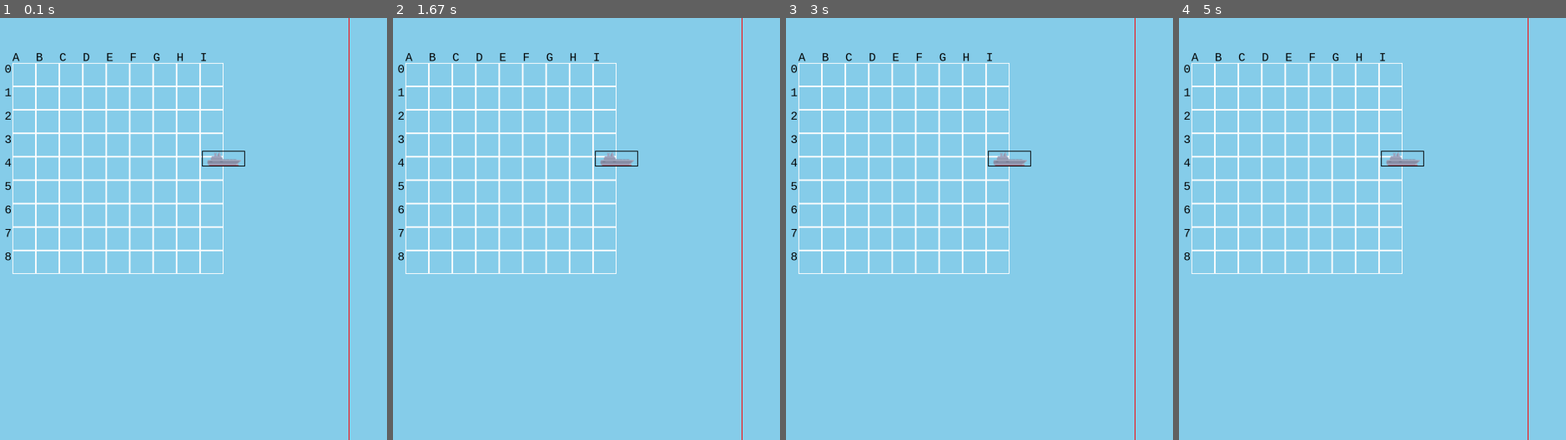
Above: before the commit, frames 1-4 (left to right).
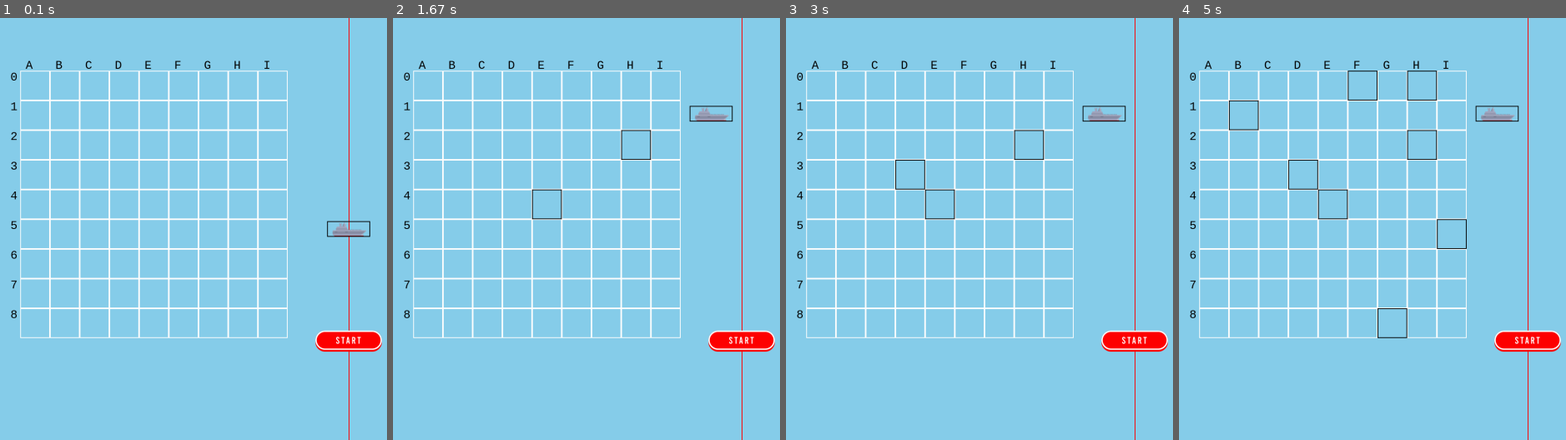
Above: after the commit, the same moments.

Repository: franciapparelli/battleship-pygame
Game: pygame game, started from app/main.py
Same seed, same stepped clock (60 frames per second), same inputs: the game is played once before the commit and once after it.
Inputs (mouse positions are in pixels of both pictures, inside the frame that each line leads up to):
- Up to frame 1 (0.1 s): no input
- Up to frame 2 (1.67 s): press the mouse at (741, 229) at 0.37 s; move the mouse to (725, 169) at 0.47 s; release the mouse at (710, 115) at 0.6 s; press the mouse at (741, 342) at 0.7 s; move the mouse to (768, 330) at 0.8 s; release the mouse at (outside the picture) at 0.93 s; press the mouse at (532, 191) at 1.03 s; move the mouse to (779, 288) at 1.13 s; release the mouse at (outside the picture) at 1.27 s; click (636, 140) at 1.38 s
- Up to frame 3 (3 s): click (898, 174) at 2.22 s
- Up to frame 4 (5 s): click (1252, 127) at 3.05 s; click (1411, 89) at 3.38 s; click (1461, 224) at 4.22 s; click (1387, 334) at 4.55 s; click (1357, 72) at 4.88 s

The runs differ from the first frame. In frame 1, 12% of the frame differs, in the area x 1-99%, y 8-80%; in frame 2, 12%; in frame 3, 12%; in frame 4, 12%.

Commit message:
Responsive graphics have been added

Diff:
--- a/app/main.py
+++ b/app/main.py
@@ -13,28 +13,26 @@
 FPS = 60
 CREW_IMG = pygame.image.load("images/crew2.png")
 rect = CREW_IMG.get_rect()
-rect.center = 1280 // 2, 720 // 2
+rect.center = WIDTH // 2, HEIGHT // 2
+START_BUTTON = pygame.image.load("images/start.png")
+rect_start = START_BUTTON.get_rect()
+rect_start.center = WIDTH // 2, HEIGHT // 1.3
 
 # we use the sizes to draw as well as to do our "steps" in the loops.
-GRID_NODE_WIDTH = 60
-GRID_NODE_HEIGHT = 60
-
-ships_placing_phase = True
-atacking_phase = False
-
+GRID_NODE_WIDTH = WIDTH // 25
+GRID_NODE_HEIGHT = WIDTH // 25
 
 def draw_window():
     SCREEN.fill(LIGHT_BLUE)
-    pygame.draw.rect(SCREEN, (255, 0, 0), [WIDTH / 2, 0, 2, 1280])
-
+    pygame.draw.rect(SCREEN, (255, 0, 0), [WIDTH / 2, 0, 2, WIDTH])
 
 def create_crew(x, y, color):
     pygame.draw.rect(SCREEN, color, [x, y, GRID_NODE_WIDTH, GRID_NODE_HEIGHT], 2)
 
 
 def visualize_grid(matrix):
-    y = 115  # we start at the top of the screen
-    x = 100
+    y = HEIGHT // 8  # we start at the top of the screen
+    x = WIDTH // 16 + 14
     myfont = pygame.font.SysFont("monospace", 30)
     for letter in LETTERS:
         label = myfont.render(letter, 2, BLACK)
@@ -42,11 +40,11 @@
         x += GRID_NODE_WIDTH
     counter = 0
     for row in matrix:
-        x = 80  # for every row we start at the left of the screen again
+        x = WIDTH // 16 - 25  # for every row we start at the left of the screen again
         label = myfont.render(str(counter), 1, BLACK)
         counter += 1
         SCREEN.blit(label, (x, y))
-        x = 100
+        x = WIDTH // 16
         for item in row:
             if item == "-":
                 create_crew(x, y, (255, 255, 255))
@@ -68,6 +66,8 @@
     running = True
     matrix = inicializar_matriz()
     moving = False
+    ships_placing_phase = True
+    attacking_phase = False
     while running:
         clock.tick(FPS)
         for event in pygame.event.get():
@@ -79,22 +79,25 @@
                 if event.button == 1:  # 1 representa el clic izquierdo del mouse
                     if rect.collidepoint(event.pos):
                         moving = True
+                    if rect_start.collidepoint(event.pos):
+                        ships_placing_phase = False
+                        attacking_phase = True
             elif event.type == pygame.MOUSEBUTTONUP and ships_placing_phase:
                 moving = False
                 first_pos_x, first_pos_y = rect.midleft
                 second_pos_x, second_pos_y = rect.midright
-                first_node_x = first_pos_x // GRID_NODE_WIDTH - 1
-                first_node_y = first_pos_y // GRID_NODE_HEIGHT - 2
-                second_node_x = second_pos_x // GRID_NODE_WIDTH - 2
-                second_node_y = second_pos_y // GRID_NODE_HEIGHT -2
+                first_node_x = (first_pos_x - (WIDTH // 16)) // GRID_NODE_WIDTH
+                first_node_y = (first_pos_y - (HEIGHT // 8)) // GRID_NODE_HEIGHT
+                second_node_x = (second_pos_x - (WIDTH // 16)) // GRID_NODE_WIDTH
+                second_node_y = (second_pos_y - (HEIGHT // 8)) // GRID_NODE_HEIGHT
             elif event.type == pygame.MOUSEMOTION and moving and ships_placing_phase:
                 rect.move_ip(event.rel)
                 first_pos_x, first_pos_y = rect.topleft
                 second_pos_x, second_pos_y = rect.bottomright
-                first_node_x = first_pos_x // GRID_NODE_WIDTH - 1
-                first_node_y = first_pos_y // GRID_NODE_HEIGHT - 2
-                second_node_x = second_pos_x // GRID_NODE_WIDTH - 2
-                second_node_y = second_pos_y // GRID_NODE_HEIGHT - 2
+                first_node_x = (first_pos_x - (WIDTH // 16)) // GRID_NODE_WIDTH
+                first_node_y = (first_pos_y - (HEIGHT // 8)) // GRID_NODE_HEIGHT
+                second_node_x = (second_pos_x - (WIDTH // 16)) // GRID_NODE_WIDTH
+                second_node_y = (second_pos_y - (HEIGHT // 8)) // GRID_NODE_HEIGHT
                 for row in range(9):
                     for item in range(9):
                         if (row == first_node_y and item == first_node_x) or (
@@ -106,13 +109,15 @@
                                 matrix[row][item] = "F"
                         else:
                             matrix[row][item] = "-"
-            elif event.type == pygame.MOUSEBUTTONDOWN and atacking_phase:
+            elif event.type == pygame.MOUSEBUTTONDOWN and attacking_phase:
                 if event.button == 1:  # 1 representa el clic izquierdo del mouse
                     # Obtener la posición del clic del mouse
                     x, y = pygame.mouse.get_pos()
+
                     # Calcular la celda en la que se hizo clic
-                    column_click = x // 60 - 6
-                    row_click = y // 60 - 4
+                    column_click = (x - (WIDTH // 16)) // GRID_NODE_WIDTH
+                    row_click = (y - (HEIGHT // 8)) // GRID_NODE_HEIGHT
+                    print(f"{column_click} - {row_click}")
                     if (
                     row_click <= 8
                     and row_click >= 0
@@ -124,6 +129,7 @@
         draw_window()
         visualize_grid(matrix)
         SCREEN.blit(CREW_IMG, rect)
+        SCREEN.blit(START_BUTTON, rect_start)
         pygame.draw.rect(SCREEN, BLACK, rect, 2)
         pygame.display.update()
 
Binary file added: images/start.png
